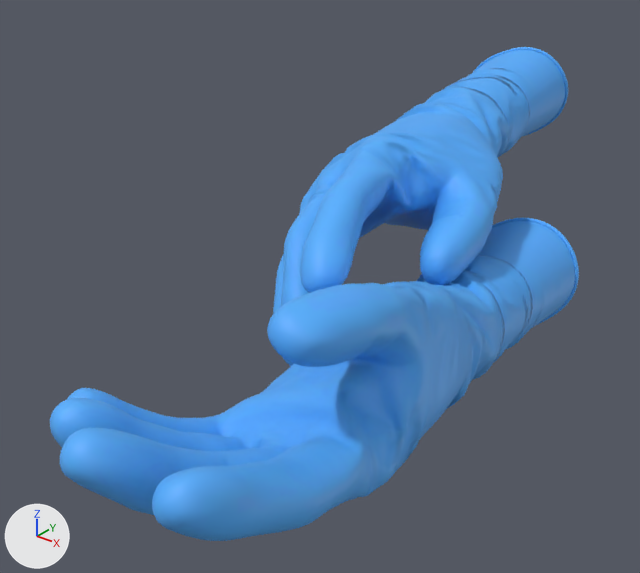
The glTF model three.js-master/study/gloves/scene.gltf: old version first, new version second.
Both versions are drawn from a camera (50 mm lens) standing at (18.3, -28.0, 27.6) and looking at (-1.5, -3.3, 12.2). Lighting does not change. The marker at lower left points along +X, +Y and +Z. Where no turn or scale is listed for an object, it has been applied to the vertices.

Before the edit, the objects in view are built like this:
```python
ob_glove_rubber_low_001_glove_rubber_0 = bpy.data.objects.new('Glove_rubber_low.001_Glove_rubber_0', me_glove_rubber_low_001_glove_rubber_0)
ob_glove_rubber_low_001_glove_rubber_0.location = (0.0, 0.0, 0.0)
ob_glove_rubber_low_glove_rubber_0 = bpy.data.objects.new('Glove_rubber_low_Glove_rubber_0', me_glove_rubber_low_glove_rubber_0)
ob_glove_rubber_low_glove_rubber_0.location = (0.0, 0.0, 0.0)
```
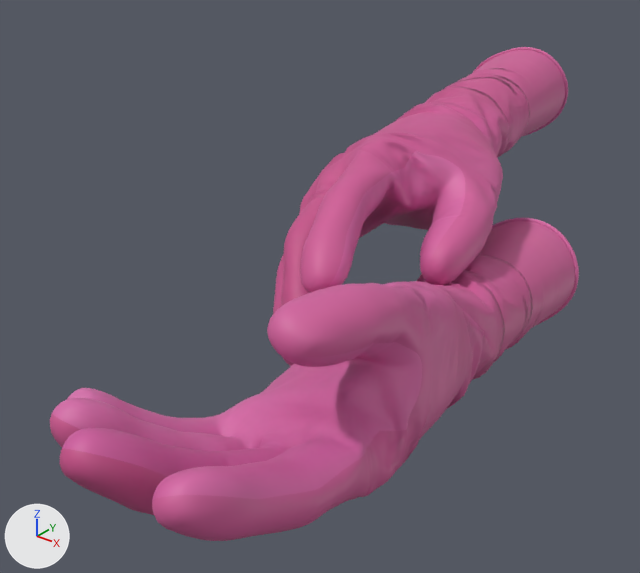
Where the change shows, as pixel boxes [x1, y1, x2, y2] in the pictures (640 x 573 px):
'Glove_rubber_low.001_Glove_rubber_0', surface changed (blue to pink)
    both: [50, 218, 579, 541]
'Glove_rubber_low_Glove_rubber_0', surface changed (blue to pink)
    both: [273, 47, 568, 366]

Patch to the scene script:
```diff
--- a/three.js-master/study/gloves/scene.gltf.py
+++ b/three.js-master/study/gloves/scene.gltf.py
@@ img_glove_rubber_basecolor2_jpeg @@
+img_glove_rubber_basecolor2_jpeg = load_image('Glove_rubber_baseColor2.jpeg', 'textures/Glove_rubber_baseColor2.jpeg', 240, 244, 'sRGB')
@@ mat_glove_rubber @@
 n2 = _N.new('ShaderNodeTexImage'); n2.name = 'Image Texture'
-n2.image = img_glove_rubber_basecolor_jpeg
+n2.image = img_glove_rubber_basecolor2_jpeg
 n3 = _N.new('ShaderNodeSeparateColor'); n3.name = 'Separate Color'
```
